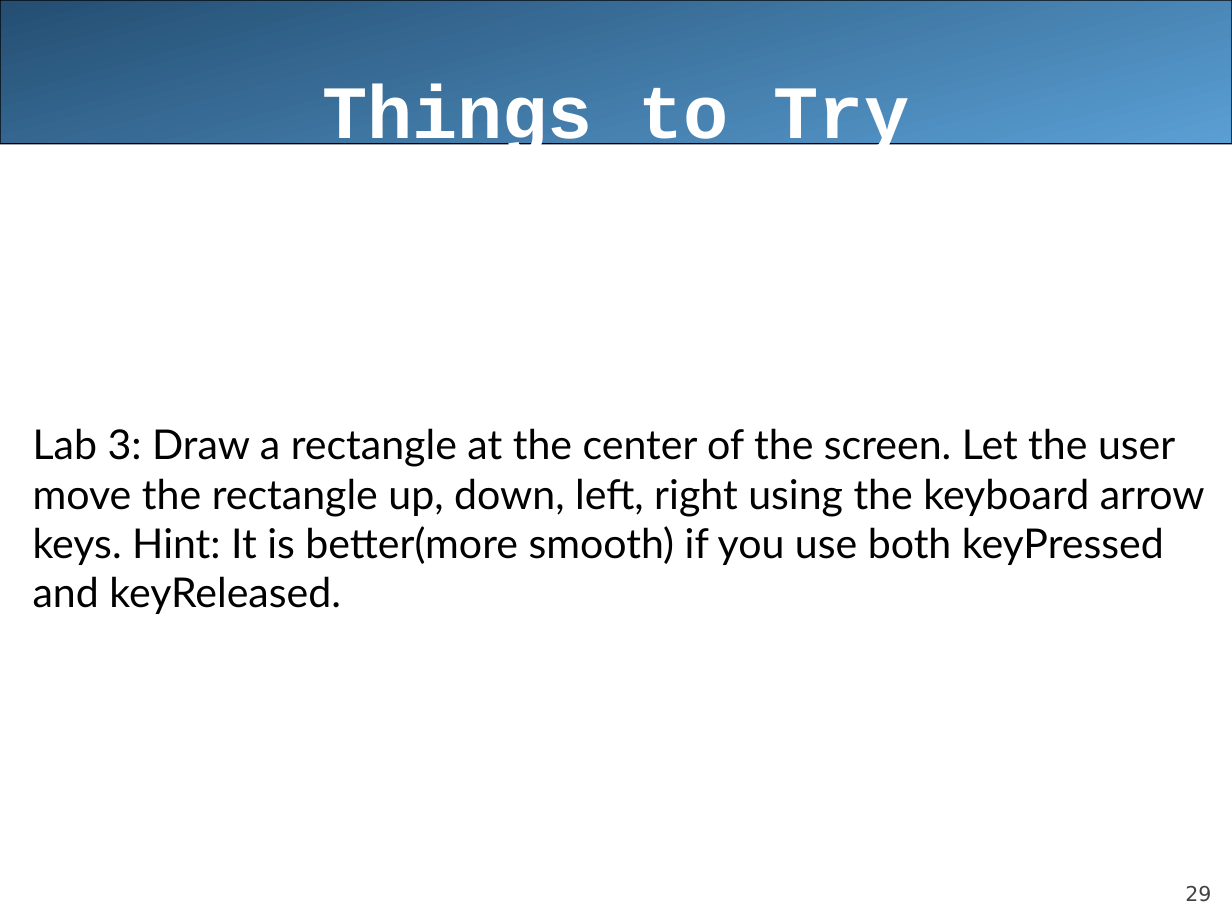
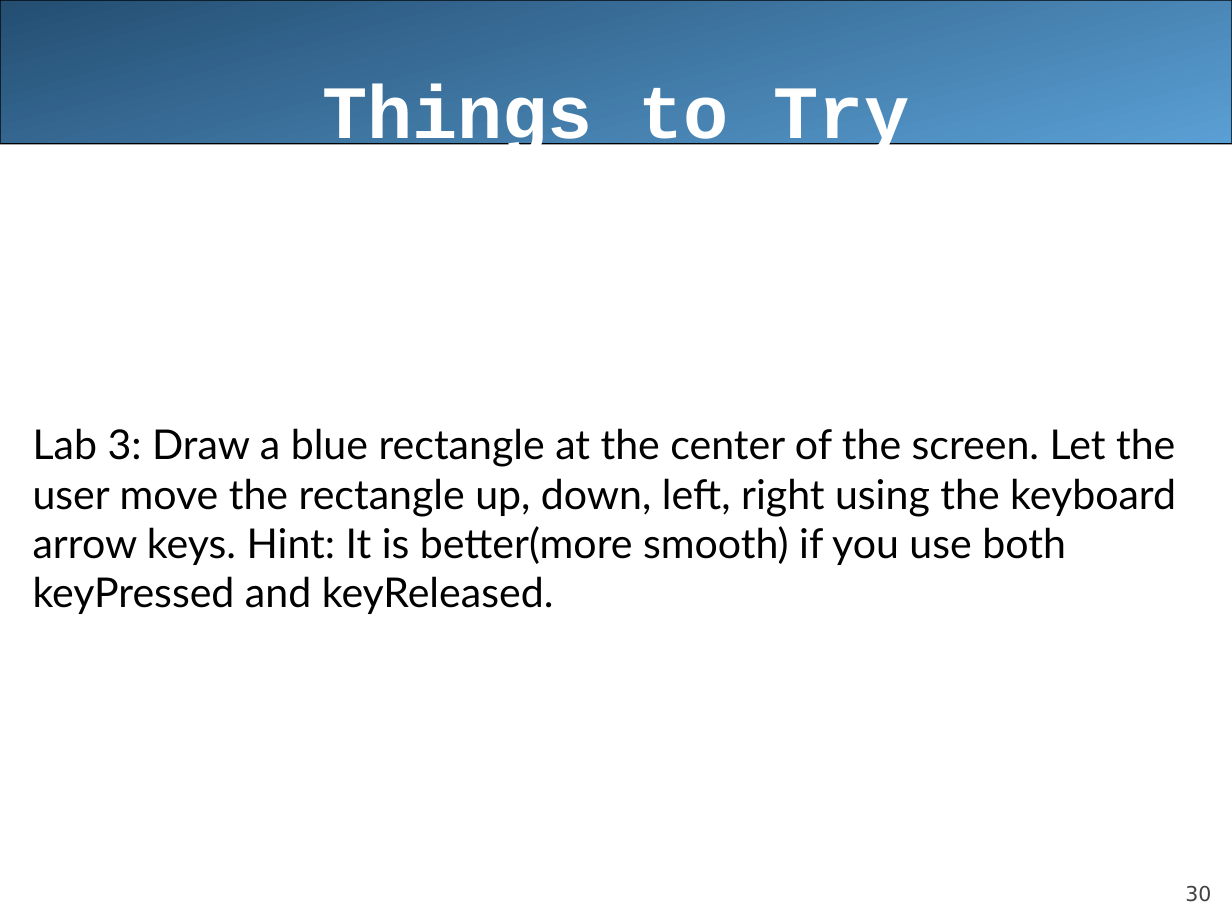
Before and after one commit to LongBaoNguyen/longbaonguyen.github.io, a slide deck: slide 30 of courses/apcsa/processing.ppt (slide 29 before the commit). Drawn at 1232x924 pixels with LibreOffice and Linux fonts; fonts in the diff are those of the drawing. Boxes give left, top, right and bottom in pixels: in the first picture for what was removed or moved away, otherwise in the second. Text is boxed around its words. In the diff, an @@ line names an element or a change of style, - is before the commit and + after.

```diff
--- a/courses/apcsa/processing.ppt
+++ b/courses/apcsa/processing.ppt
@@ text at (33,428,1176,614): text changed @@
-Lab 3: Draw a rectangle at the center of the screen. Let the user move the rectangle up, down, left, right using the keyboard arrow keys. Hint: It is better(more smooth) if you use both keyPressed and keyReleased.
+Lab 3: Draw a blue rectangle at the center of the screen. Let the user move the rectangle up, down, left, right using the keyboard arrow keys. Hint: It is better(more smooth) if you use both keyPressed and keyReleased.
@@ page number at (1185,885,1211,902): text changed @@
-29
+30
```
Also in this commit, not shown: 1 other slide changed, 1 slide added, 6 other files.
